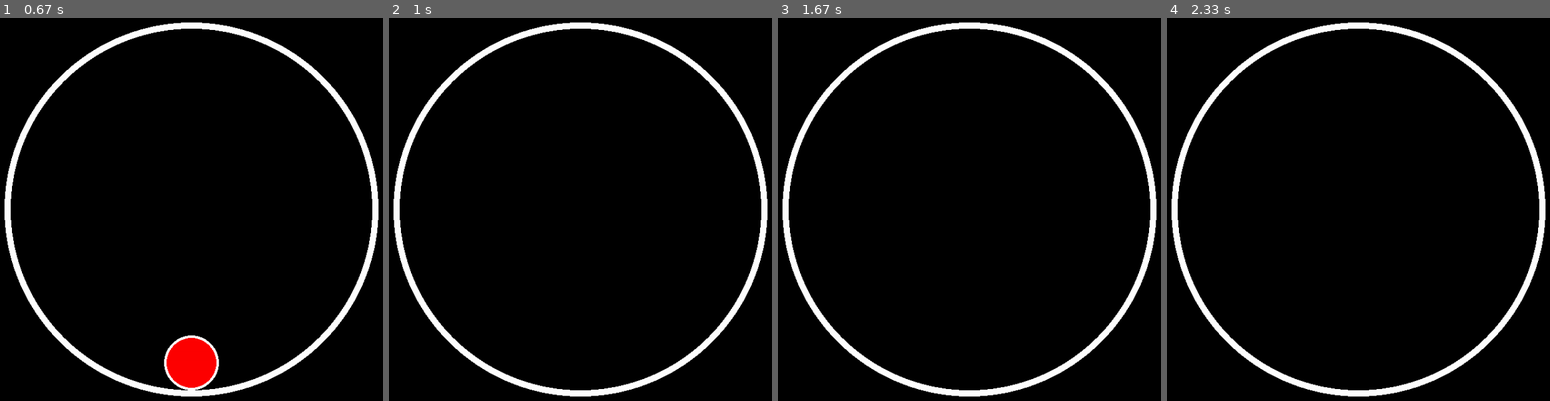
Above: before the commit, frames 1-4 (left to right).
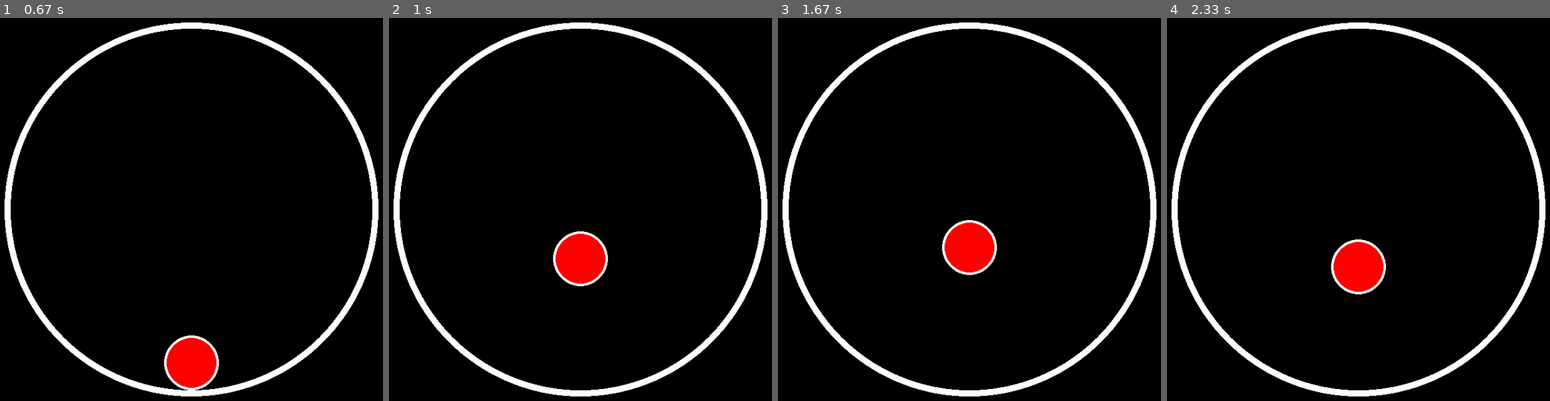
Above: after the commit, the same moments.

Repository: AP0-64/Pygame
Game: pygame game, started from thune.py
Same seed, same stepped clock (60 frames per second), same inputs: the game is played once before the commit and once after it.
Inputs:
- Up to frame 1 (0.67 s): no input
- Up to frame 2 (1 s): no input
- Up to frame 3 (1.67 s): no input
- Up to frame 4 (2.33 s): no input

Frame 1 is identical in both runs. In frame 2, 1.6% of the frame differs, in the area x 42-58%, y 55-71%; in frame 3, 1.6%; in frame 4, 1.6%.

Commit message:
base qui marche

Diff:
--- a/thune.py
+++ b/thune.py
@@ -3,7 +3,8 @@
 
 pg.init()
 
-screen = pg.display.set_mode((960, 960))  # 540 * 960 px
+screen = pg.display.set_mode((960, 960))
+center = np.array([x // 2 for x in screen.get_size()])
 pg.display.set_caption("Test Pygame")
 
 clock = pg.time.Clock()
@@ -11,17 +12,16 @@
 
 class Ball:
     def __init__(self):
-        self.ball_position = [480, 480]
-        self.ball_velocity = [0, 0]
+        self.position = np.array([center[0], center[1]], dtype=float)
+        self.velocity = np.array([0.0, 0.0])
 
     def update(self):
-        self.ball_velocity[1] += 0.3
-        self.ball_position[0] += self.ball_velocity[0]
-        self.ball_position[1] += self.ball_velocity[1]
+        self.velocity[1] += 0.3
+        self.position += self.velocity
 
     def draw(self, screen):
-        pg.draw.circle(screen, (255, 255, 255), self.ball_position, 44)
-        pg.draw.circle(screen, (255, 0, 0), self.ball_position, 40)
+        pg.draw.circle(screen, (255, 255, 255), self.position.astype(int), 44)
+        pg.draw.circle(screen, (255, 0, 0), self.position.astype(int), 40)
 
 
 ball = Ball()
@@ -34,12 +34,21 @@
 
     screen.fill((0, 0, 0))
 
-    """ if np.linalg.norm(ball.ball_position - [480, 480]) + 44 >= 310:
-        pass """
+    direction = ball.position - center
+    distance = np.linalg.norm(direction)
+
+    if distance + 44 > 300:
+        if distance != 0:
+            normal = direction / distance
+            ball.velocity = (
+                ball.velocity - 2 * np.dot(ball.velocity, normal) * normal
+            )
+            # Pas de perte de vitesse avec la ligne ci-dessous
+            ball.position = center + normal * (300 - 44)
 
     ball.update()
 
-    pg.draw.circle(screen, (255, 255, 255), [480, 480], 300, 10)
+    pg.draw.circle(screen, (255, 255, 255), center.astype(int), 300, 10)
     ball.draw(screen)
 
     pg.display.flip()
